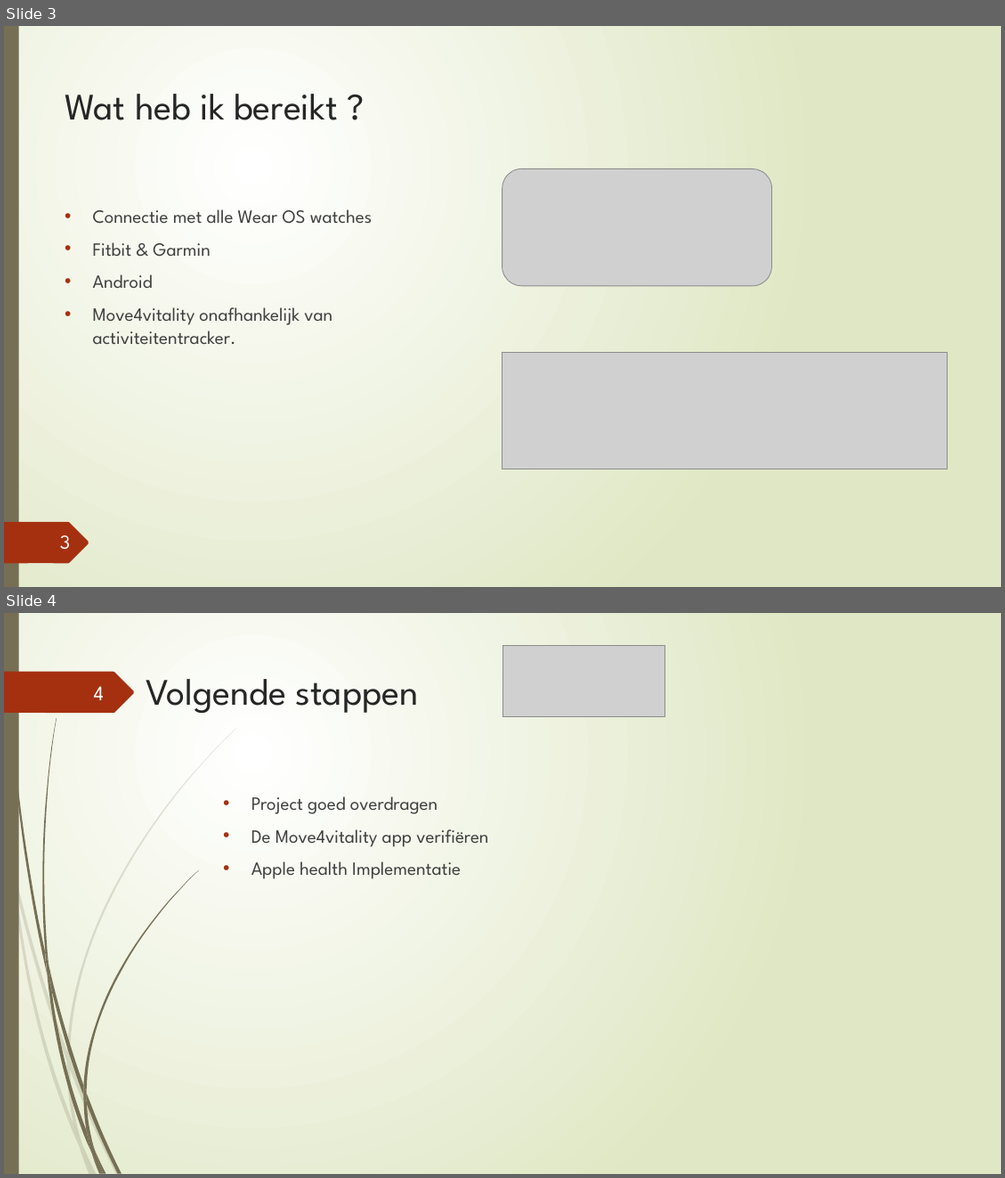
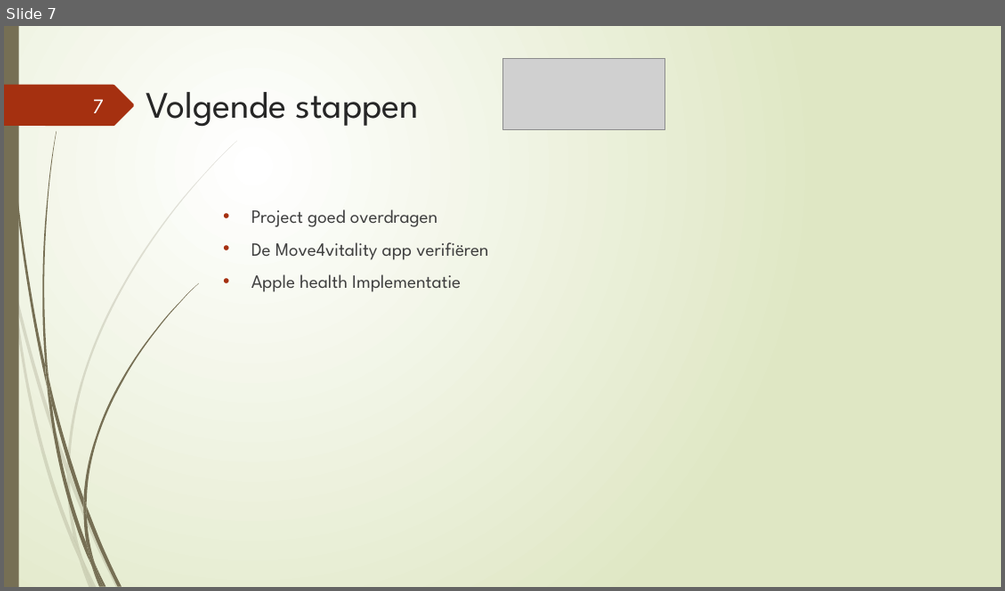
Before and after one commit to yorkrem/m4vProject, a slide deck: Documents/EndPresentation.pptx. Shown one above the other, each under a label of ours: slides 3 and 4 before the commit, slide 7 after it. The pictures are 1005x1178 and 1005x591 pixels, drawn with LibreOffice and Linux fonts; fonts in the diff are those of the drawing; grey boxes stand for pictures. Boxes give left, top, right and bottom in pixels: in the first picture for what was removed or moved away, otherwise in the second. Text is boxed around its words. In the diff, an @@ line names an element or a change of style, - is before the commit and + after.

```diff
--- a/Documents/EndPresentation.pptx
+++ b/Documents/EndPresentation.pptx
@@ slide 3 removed at bbox=[4, 26, 1001, 587], background gradient #FFFFFF to #DFE8C4; not listed: 23 template elements that a slide beside it also shows @@
@@ rectangle removed at bbox=[4, 26, 1001, 587] @@
@@ rectangle removed at bbox=[4, 26, 19, 587] @@
@@ title removed at bbox=[65, 94, 338, 120] @@
-Wat heb ik bereikt ?
@@ picture removed at bbox=[502, 168, 772, 286] @@
@@ text removed at bbox=[93, 209, 372, 344] @@
-• Connectie met alle Wear OS watches
-• Fitbit & Garmin
-• Android
-• Move4vitality onafhankelijk van activiteitentracker.
@@ picture removed at bbox=[502, 352, 947, 469] @@
@@ freeform shape removed at bbox=[4, 522, 89, 563] @@
@@ page number removed at bbox=[60, 535, 70, 549] @@
-3
@@ what was slide 4 is now slide 7 @@
@@ page number at bbox=[93, 99, 104, 113]: text changed @@
-4
+7
```
Also in this commit, not shown: 4 slides added, 13 other files.
